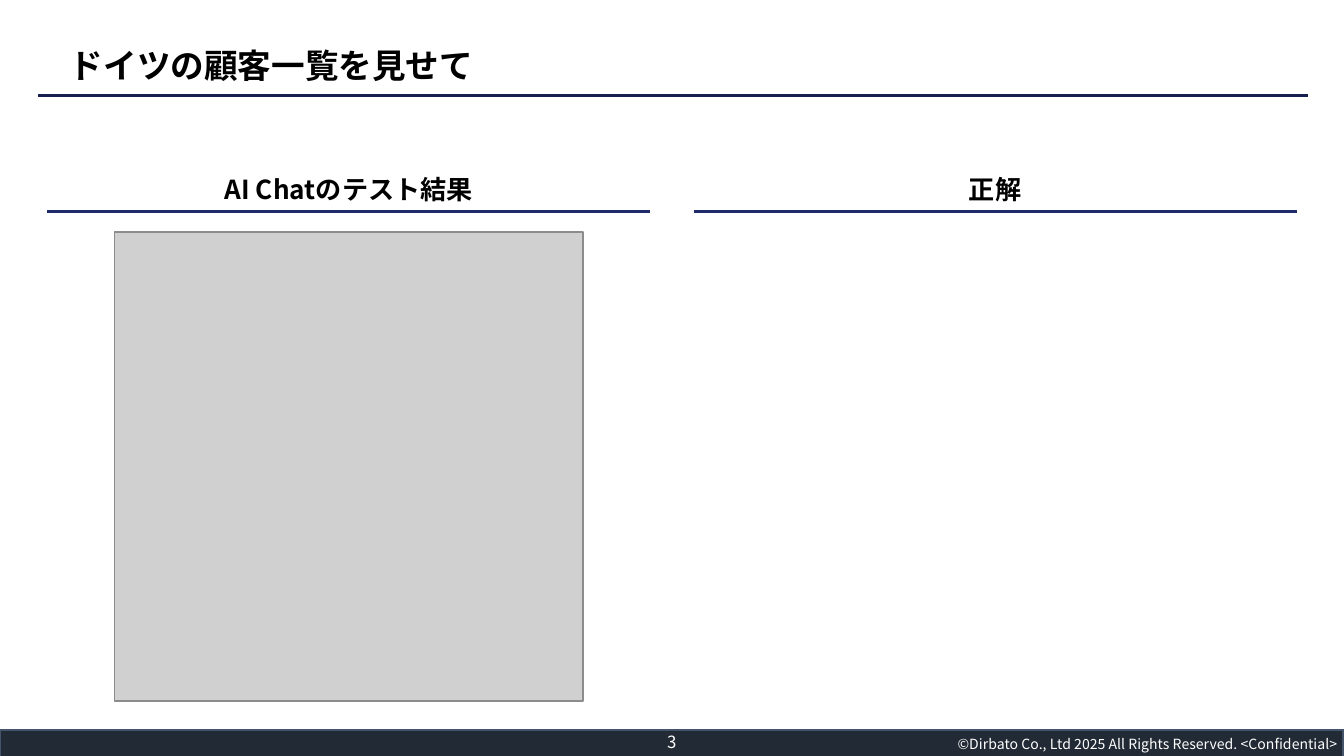
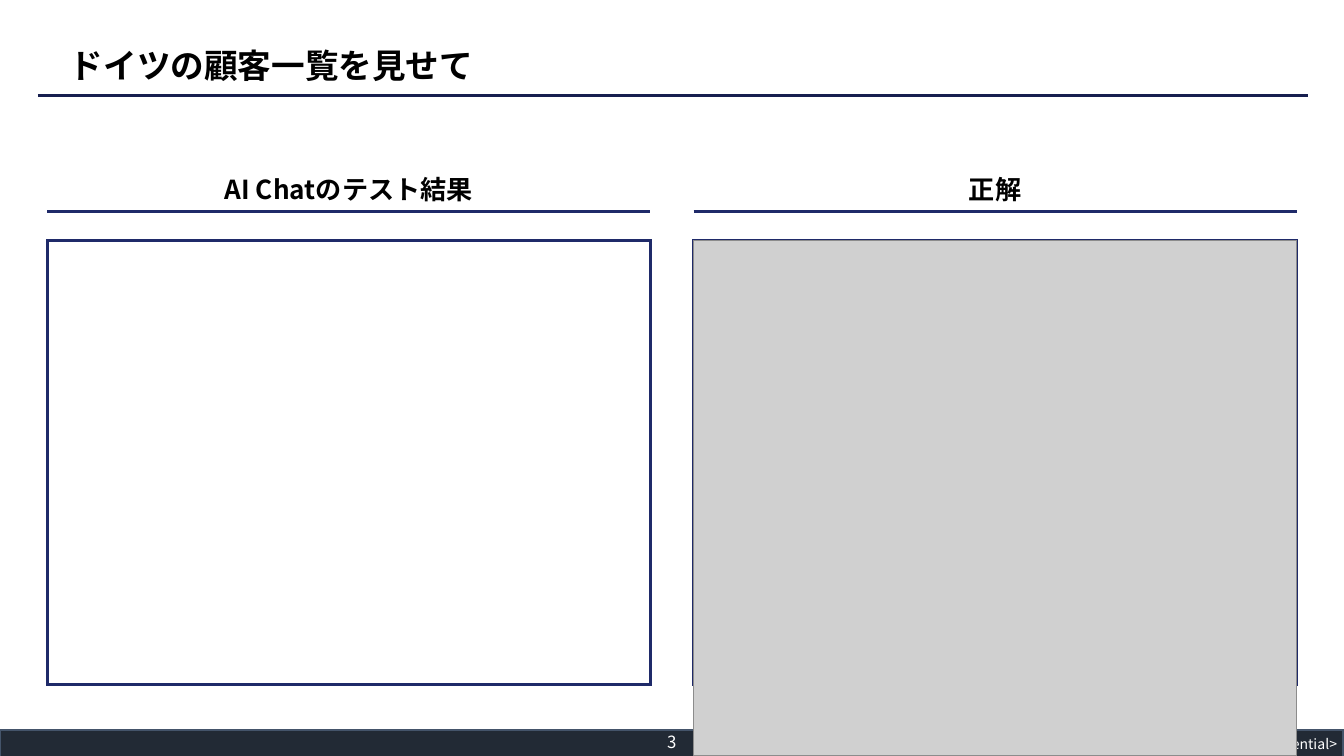
Before and after one commit to harutsugu-namitsuki/databricks_datamng, a slide deck: slide 4 of AWSシングルクラウドVer/docs/01_management/sprint2/証跡/Story3-6/アイコン.pptx. Drawn at 1344x756 pixels with LibreOffice and Linux fonts; fonts in the diff are those of the drawing; grey boxes stand for pictures; background and template pictures are left out. Boxes give left, top, right and bottom in pixels: in the first picture for what was removed or moved away, otherwise in the second. Text is boxed around its words. In the diff, an @@ line names an element or a change of style, - is before the commit and + after.

```diff
--- a/AWSシングルクラウドVer/docs/01_management/sprint2/証跡/Story3-6/アイコン.pptx
+++ b/AWSシングルクラウドVer/docs/01_management/sprint2/証跡/Story3-6/アイコン.pptx
@@ picture removed at bbox=[114, 233, 582, 702] @@
@@ rectangle added at bbox=[47, 241, 650, 685], fill #FFFFFF, outline #1F2A69 1.5 pt @@
@@ rectangle added at bbox=[694, 241, 1297, 685], fill #FFFFFF, outline #1F2A69 1.5 pt @@
@@ picture added at bbox=[694, 241, 1297, 755] @@
```
